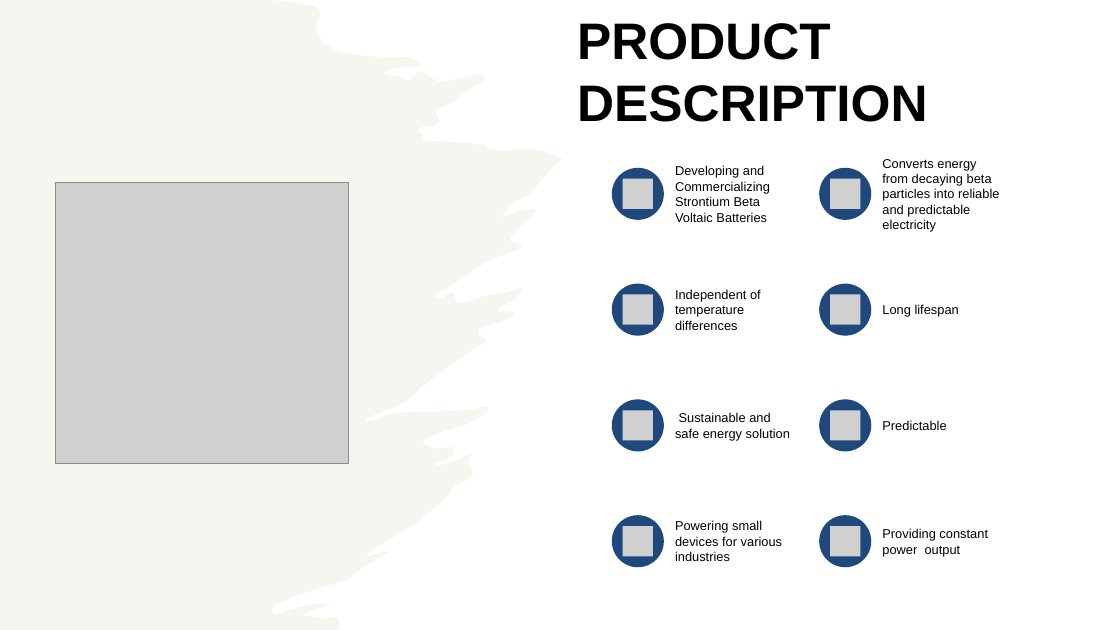
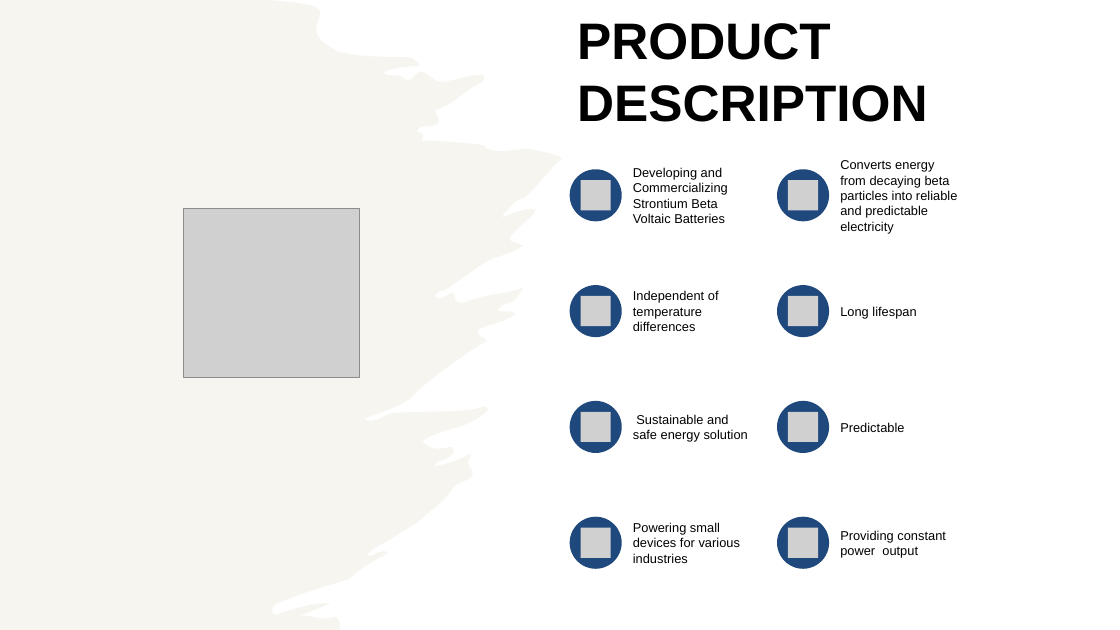
Before and after one commit to fam007e/EMINE_22_24, a slide deck: slide 3 of ESADE/NVCP/Businessman Target Marketing PowerPoint Templates 1.pptx (slide 4 before the commit). Drawn at 1120x630 pixels with LibreOffice and Linux fonts; fonts in the diff are those of the drawing; grey boxes stand for pictures. Boxes give left, top, right and bottom in pixels: in the first picture for what was removed or moved away, otherwise in the second. Text is boxed around its words. In the diff, an @@ line names an element or a change of style, - is before the commit and + after.

Commit message:
Changes to be committed: 	new file:   ESADE/Artur_Massana/R00204-PDF-ENG.pdf 	new file:   ESADE/Artur_Massana/R1406G-PDF-ENG.pdf 	new file:   ESADE/Artur_Massana/syllabus HR Managemetn for entrepreneurs.pdf 	modified:   ESADE/NVCP/Businessman Target Marketing PowerPoint Templates 1.pptx 	deleted:    ESADE/NVCP/Cost analysis from Carol.xlsx 	new file:   ESADE/NVCP/task_at_hand.txt

```diff
--- a/ESADE/NVCP/Businessman Target Marketing PowerPoint Templates 1.pptx
+++ b/ESADE/NVCP/Businessman Target Marketing PowerPoint Templates 1.pptx
@@ picture: place and size @@
-picture at bbox=[55, 182, 349, 464]
+picture at bbox=[183, 208, 359, 377]
@@ 8 ellipses, 1 picture: place and size @@
-8 ellipses, 1 picture at bbox=[612, 168, 871, 567]
+8 ellipses, 1 picture at bbox=[570, 170, 829, 569]
@@ group added at bbox=[581, 181, 818, 558]: 7 pictures @@
@@ group removed at bbox=[623, 179, 860, 556]: 7 pictures @@
@@ 8 texts: place and size @@
-8 texts at bbox=[675, 159, 999, 561]
+8 texts at bbox=[633, 160, 957, 563]
```
Also in this commit, not shown: 7 other slides changed, 6 slides added, 6 slides removed, 5 other files.
